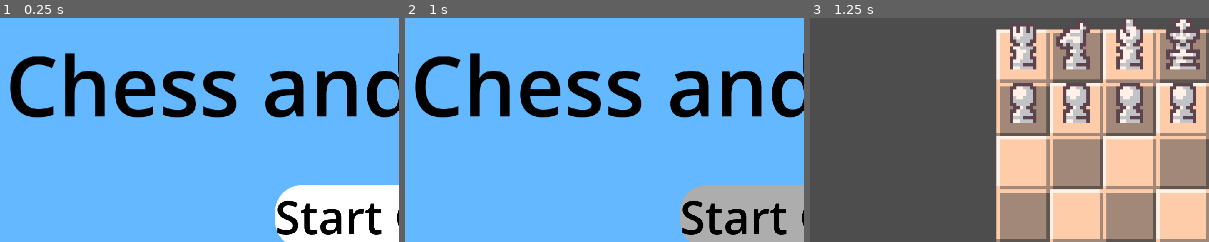
Above: before the commit, frames 1-3 (left to right).
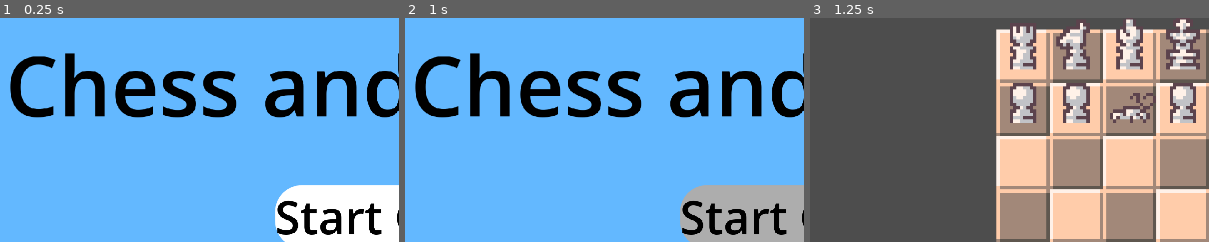
Above: after the commit, the same moments.

Repository: Software-ENGR-team-A/Chess
Game: Godot game, scene res://scenes/Menus/main_menu/main_menu.tscn
Same seed, same stepped clock (60 frames per second), same inputs: the game is played once before the commit and once after it. Sound files missing from this copy of the repository are replaced by a short silence.
Inputs:
- Up to frame 1 (0.25 s): no input
- Up to frame 2 (1 s): click "Start Game" at 0.5 s
- Up to frame 3 (1.25 s): no input
The pictures show only the part of the screen within x 0-50%, y 0-50%; the shares and areas given below are measured in that part.

Frames 1-2 are identical in both runs. In frame 3, 1.2% of the frame differs, in the area x 75-86%, y 29-47%.

Commit message:
Add roach eating floor

Diff:
--- a/scenes/board/board.gd
+++ b/scenes/board/board.gd
@@ -54,7 +54,7 @@
 		# White Front Row
 		{"script": PAWN_SCRIPT, "pos": Vector2i(-4, -3), "player": 0},
 		{"script": PAWN_SCRIPT, "pos": Vector2i(-3, -3), "player": 0},
-		{"script": PAWN_SCRIPT, "pos": Vector2i(-2, -3), "player": 0},
+		{"script": ROACH_SCRIPT, "pos": Vector2i(-2, -3), "player": 0},
 		{"script": PAWN_SCRIPT, "pos": Vector2i(-1, -3), "player": 0},
 		{"script": PAWN_SCRIPT, "pos": Vector2i(0, -3), "player": 0},
 		{"script": PAWN_SCRIPT, "pos": Vector2i(1, -3), "player": 0},
--- a/scenes/piece/Roach.gd
+++ b/scenes/piece/Roach.gd
@@ -21,6 +21,10 @@
 	return MovementOutcome.CAPTURE if piece_to_capture else MovementOutcome.AVAILABLE
 
 
+func movement_actions(pos: Vector2i) -> void:
+	board.set_floor_at(board_pos, false)
+
+
 func capture() -> void:
 	var valid_locations = []
 	for i in range(-1, 1):
